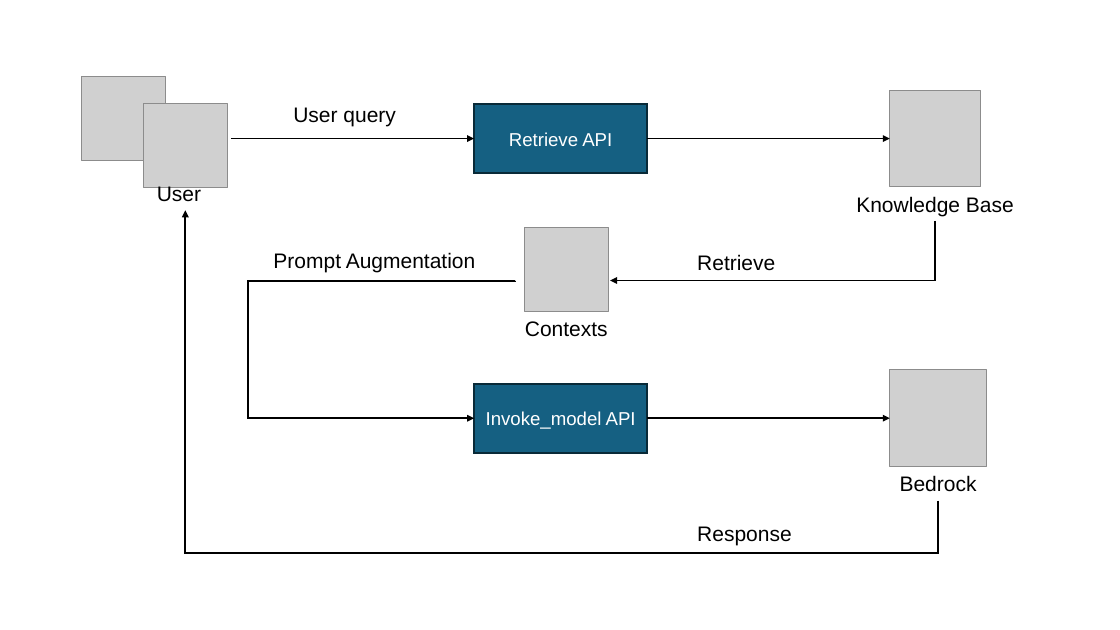
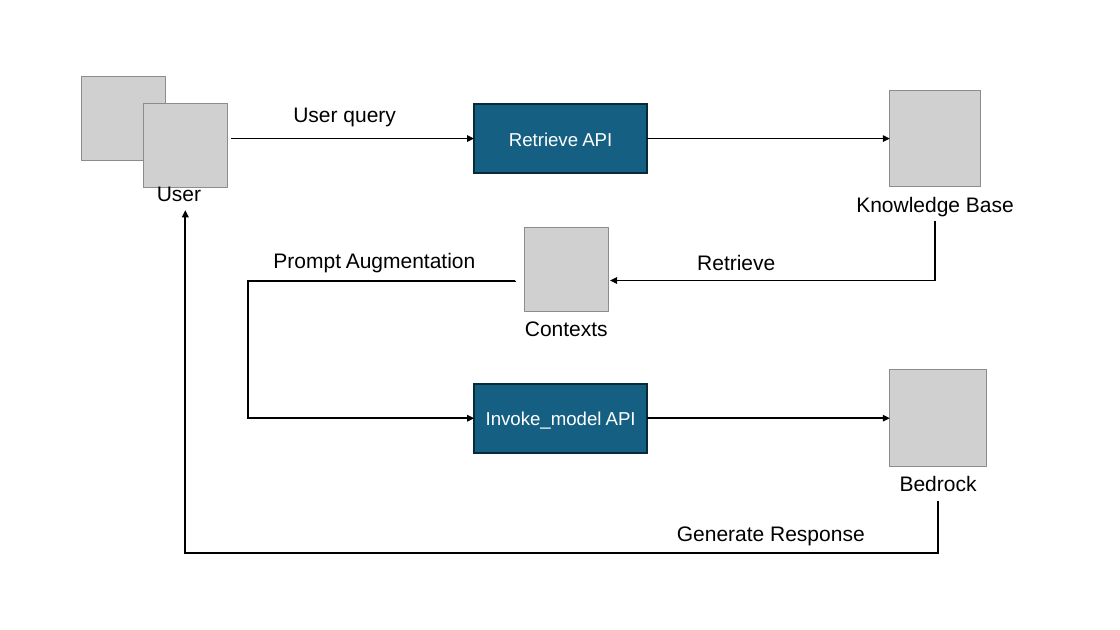
Before and after one commit to ren8k/aws-bedrock-rag-baseline, a slide deck: slide 2 of assets/bedrock-knowledge-base.pptx. Drawn at 1120x630 pixels with LibreOffice and Linux fonts; fonts in the diff are those of the drawing; grey boxes stand for pictures. Boxes give left, top, right and bottom in pixels: in the first picture for what was removed or moved away, otherwise in the second. Text is boxed around its words. In the diff, an @@ line names an element or a change of style, - is before the commit and + after.

```diff
--- a/assets/bedrock-knowledge-base.pptx
+++ b/assets/bedrock-knowledge-base.pptx
@@ text at (x1=677, y1=526, x2=865, y2=546): text changed @@
-Response
+Generate Response
```
Also in this commit, not shown: 1 other file.
